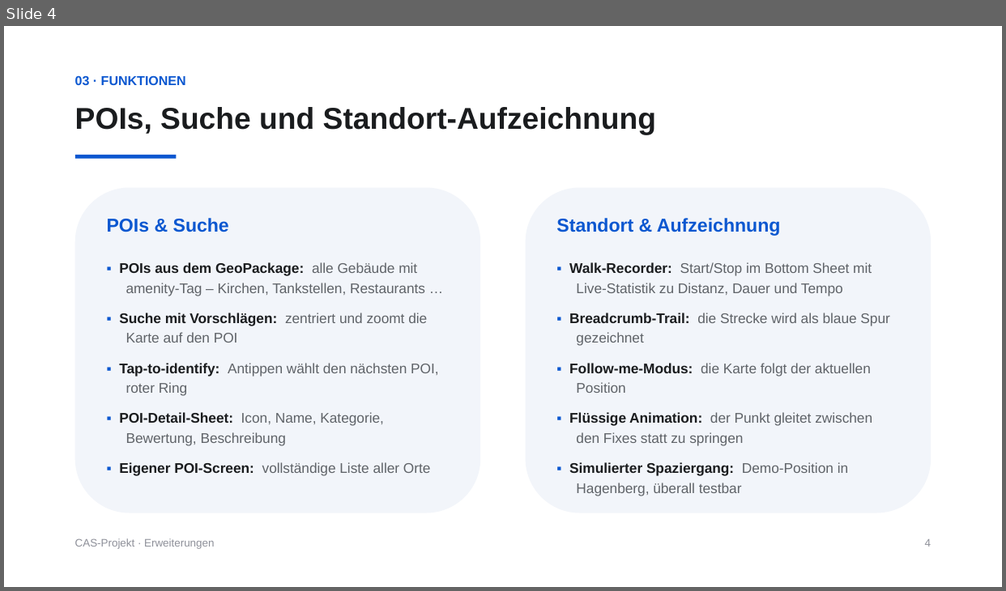
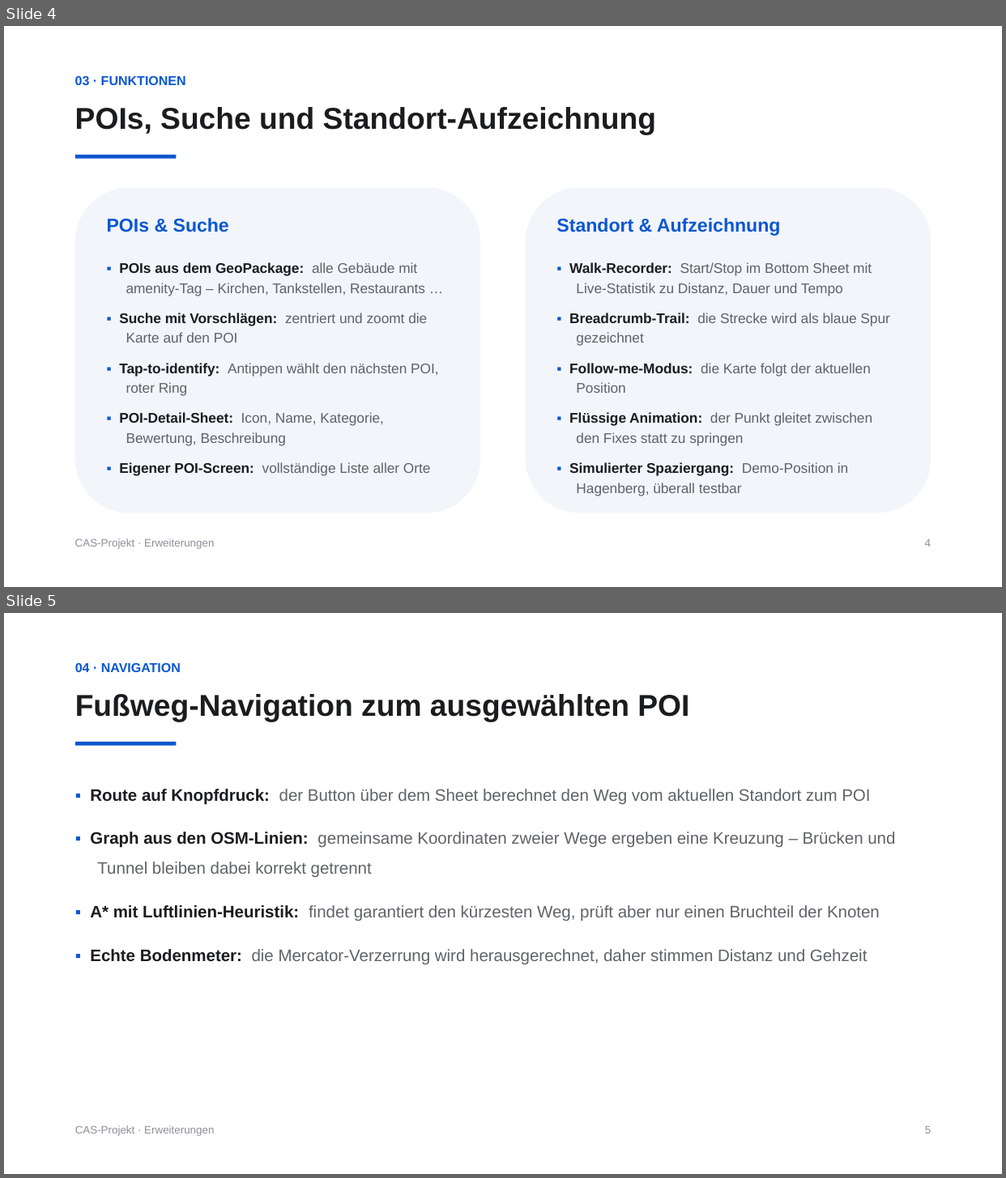
Before and after one commit to NiklasEtzlinger/LCS_project, a slide deck: CAS_Projekt_Erweiterungen.pptx. Shown one above the other, each under a label of ours: slide 4 before the commit, slides 4 and 5 after it. The pictures are 1006x591 and 1006x1178 pixels, drawn with LibreOffice and Linux fonts; fonts in the diff are those of the drawing. Boxes give left, top, right and bottom in pixels: in the first picture for what was removed or moved away, otherwise in the second. Text is boxed around its words. In the diff, an @@ line names an element or a change of style, - is before the commit and + after.

Commit message:
add: new powerpoint slide

```diff
--- a/CAS_Projekt_Erweiterungen.pptx
+++ b/CAS_Projekt_Erweiterungen.pptx
@@ slide 5 added at bbox=[4, 613, 1002, 1174], background #FFFFFF @@
@@ text added at bbox=[75, 662, 181, 672], 12.5 pt, text #0B57D0, bold @@
+04 · NAVIGATION
@@ text added at bbox=[75, 694, 689, 722], 29 pt, text #1A1C1E, bold @@
+Fußweg-Navigation zum ausgewählten POI
@@ rectangle added at bbox=[75, 742, 177, 746], fill #0B57D0 @@
@@ text added at bbox=[90, 789, 895, 965], 16 pt, text #5F6368 @@
+▪ Route auf Knopfdruck: der Button über dem Sheet berechnet den Weg vom aktuellen Standort zum POI
+▪ Graph aus den OSM-Linien: gemeinsame Koordinaten zweier Wege ergeben eine Kreuzung – Brücken und Tunnel bleiben dabei korrekt getrennt
+▪ A* mit Luftlinien-Heuristik: findet garantiert den kürzesten Weg, prüft aber nur einen Bruchteil der Knoten
+▪ Echte Bodenmeter: die Mercator-Verzerrung wird herausgerechnet, daher stimmen Distanz und Gehzeit
@@ text added at bbox=[75, 1126, 214, 1136], 10.5 pt, text #8E9099 @@
+CAS-Projekt · Erweiterungen
@@ text added at bbox=[925, 1127, 931, 1134], 10.5 pt, text #8E9099 @@
+5
```
